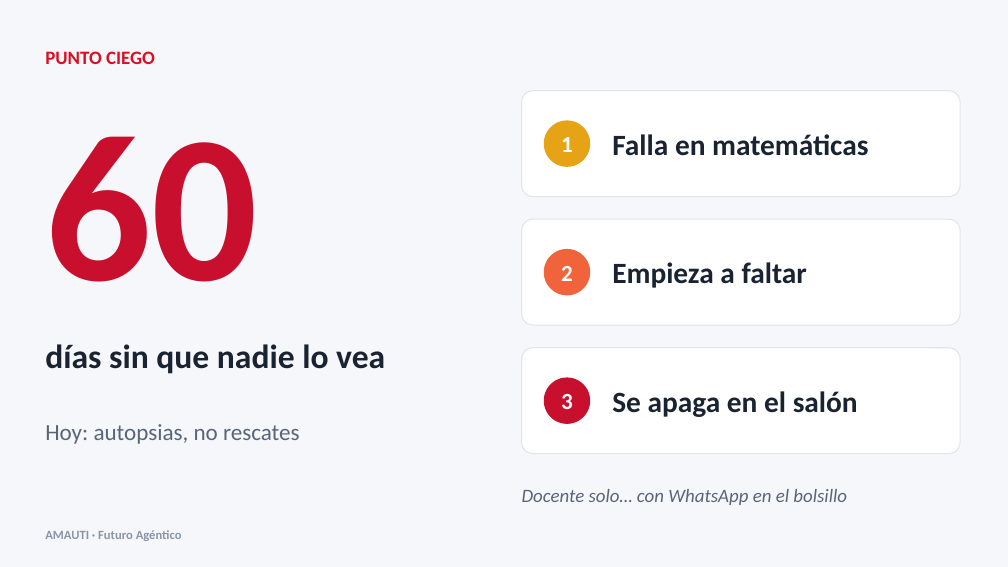
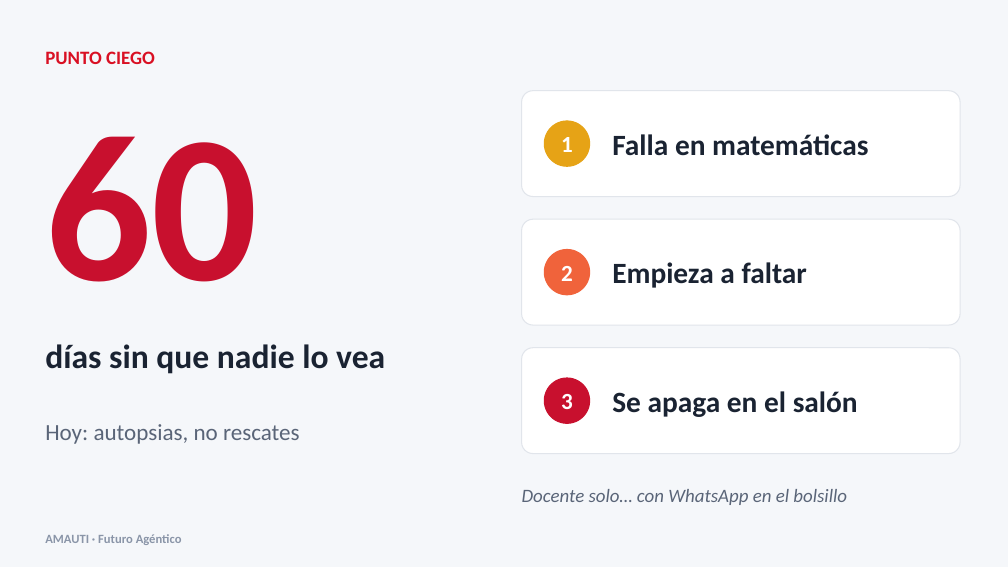
Before and after one commit to GiomarDev/hacktheandes-educacion, a slide deck: slide 2 of docs/pitch/Amauti_Pitch.pptx. Drawn at 1008x567 pixels with LibreOffice and Linux fonts; fonts in the diff are those of the drawing. Boxes give left, top, right and bottom in pixels: in the first picture for what was removed or moved away, otherwise in the second. Text is boxed around its words. In the diff, an @@ line names an element or a change of style, - is before the commit and + after.

```diff
--- a/docs/pitch/Amauti_Pitch.pptx
+++ b/docs/pitch/Amauti_Pitch.pptx
@@ text "AMAUTI · Futuro Agéntico": place and size @@
-text "AMAUTI · Futuro Agéntico" at bbox=[45, 530, 182, 541]
+text "AMAUTI · Futuro Agéntico" at bbox=[45, 534, 182, 545]
```
Also in this commit, not shown: 4 other slides changed, 3 other files.
